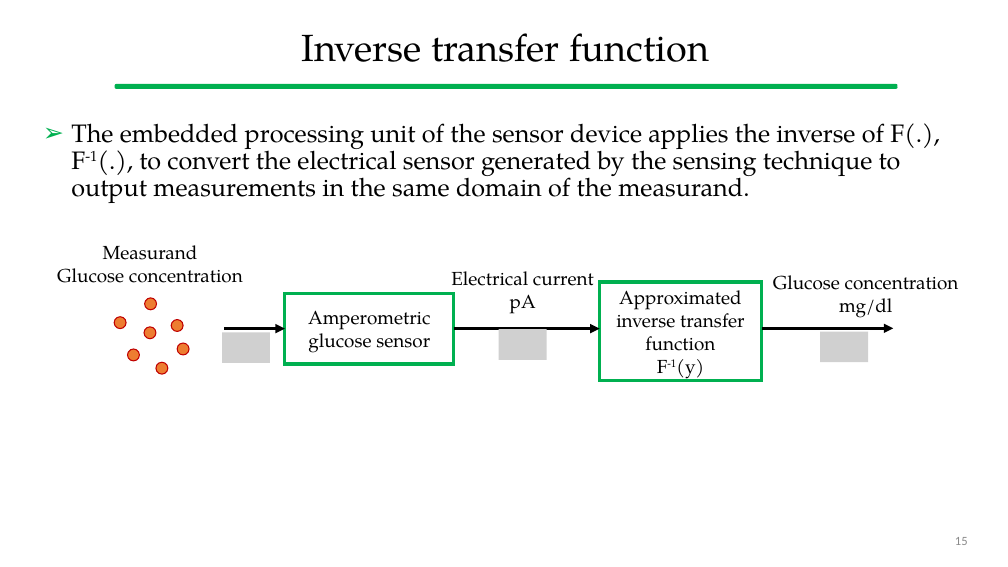
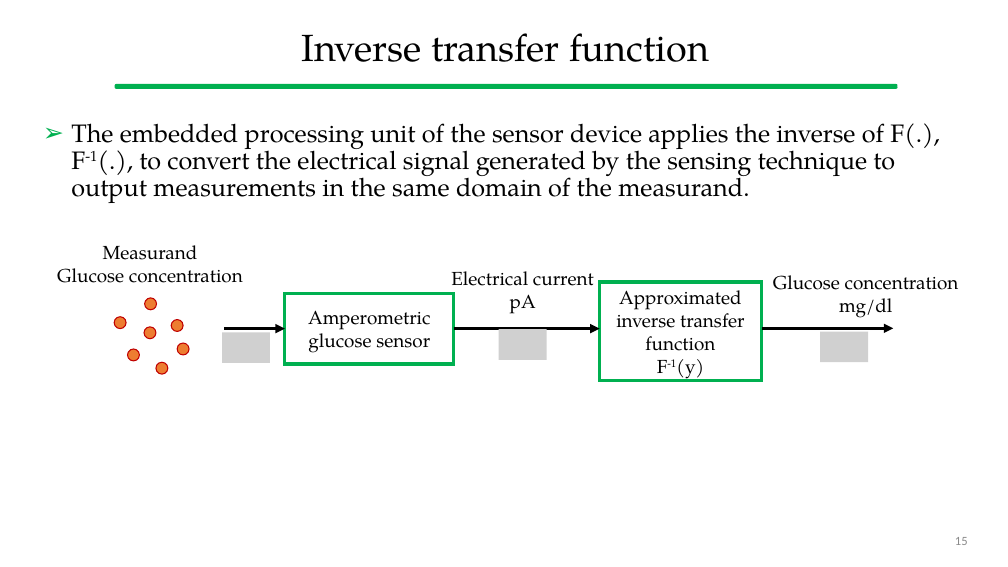
Before and after one commit to gcappon/bwthw, a slide deck: slide 15 of theory_03-wearable_sensors_part_2/theory_03-wearable_sensors_part_2.pptx. Drawn at 1008x567 pixels with LibreOffice and Linux fonts; fonts in the diff are those of the drawing; grey boxes stand for pictures. Boxes give left, top, right and bottom in pixels: in the first picture for what was removed or moved away, otherwise in the second. Text is boxed around its words. In the diff, an @@ line names an element or a change of style, - is before the commit and + after.

```diff
--- a/theory_03-wearable_sensors_part_2/theory_03-wearable_sensors_part_2.pptx
+++ b/theory_03-wearable_sensors_part_2/theory_03-wearable_sensors_part_2.pptx
@@ text at (71, 123, 940, 203): text changed @@
-➢ The embedded processing unit of the sensor device applies the inverse of F(.), F-1(.), to convert the electrical sensor generated by the sensing technique to output measurements in the same domain of the measurand.
+➢ The embedded processing unit of the sensor device applies the inverse of F(.), F-1(.), to convert the electrical signal generated by the sensing technique to output measurements in the same domain of the measurand.
```
Also in this commit, not shown: 1 other slide changed, 4 other files.
